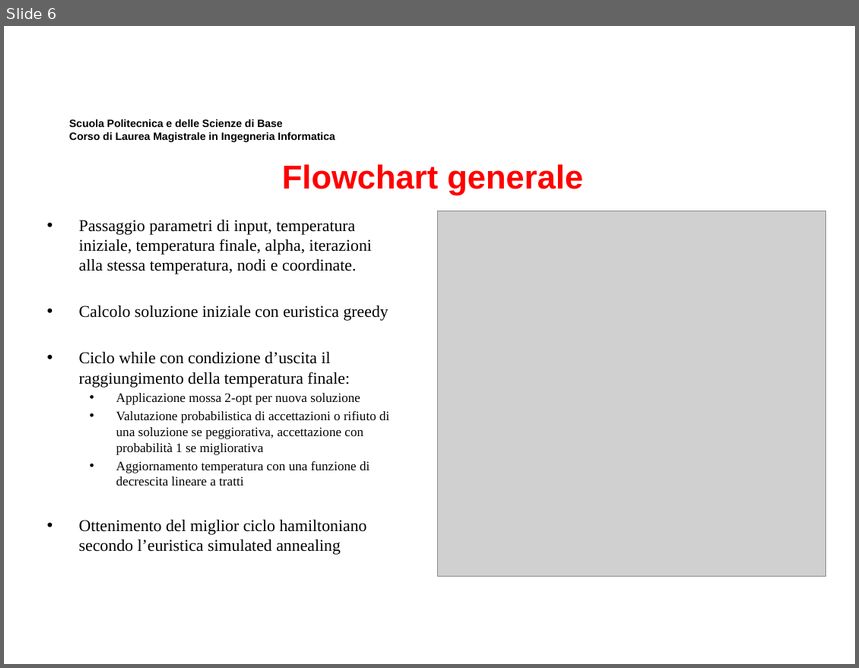
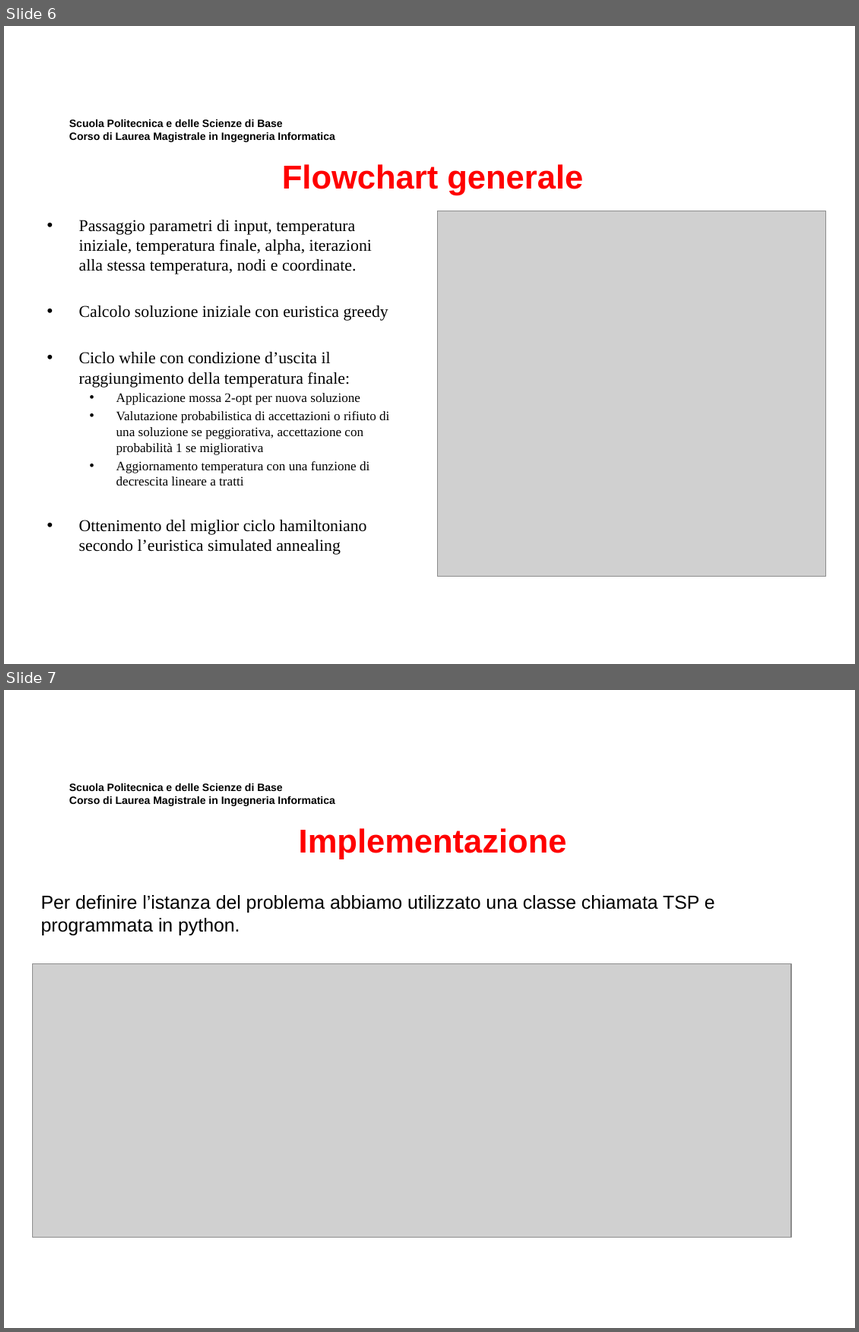
Before and after one commit to MicheleMaresca98/TSP-SimulatedAnnealing, a slide deck: Presentazione Elaborato Ricerca Operativa.pptx. Shown one above the other, each under a label of ours: slide 6 before the commit, slides 6 and 7 after it. The pictures are 859x668 and 859x1332 pixels, drawn with LibreOffice and Linux fonts; fonts in the diff are those of the drawing; grey boxes stand for pictures; background and template pictures are left out. Boxes give left, top, right and bottom in pixels: in the first picture for what was removed or moved away, otherwise in the second. Text is boxed around its words. In the diff, an @@ line names an element or a change of style, - is before the commit and + after.

```diff
--- a/Presentazione Elaborato Ricerca Operativa.pptx
+++ b/Presentazione Elaborato Ricerca Operativa.pptx
@@ slide 7 added at <box>4,690,855,1328</box>, background #FFFFFF; not listed: 1 template element that a slide beside it also shows @@
@@ text added at <box>299,828,567,859</box>, 28 pt, text #FF0000, bold @@
+Implementazione
@@ text added at <box>41,895,715,935</box>, 16 pt, text #000000 @@
+Per definire l’istanza del problema abbiamo utilizzato una classe chiamata TSP e programmata in python.
@@ picture added at <box>33,964,791,1237</box> @@
```
Also in this commit, not shown: 15 other slides added, 21 slides removed, 9 other files.
